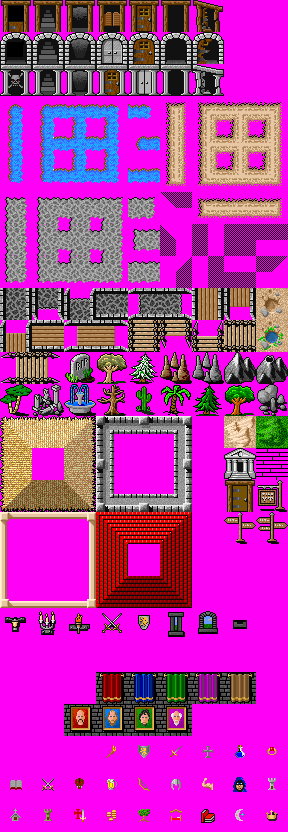
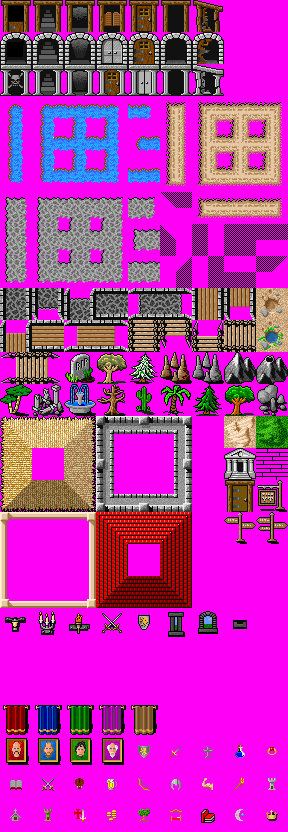
Layers edited between the first and the second (288, 832) image:
painted on "Background" over box(3, 672, 256, 792)
